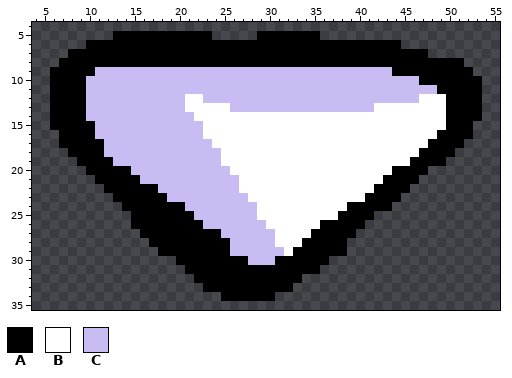
File history of a pixel-art sprite, assets/graphics/death_bandana.png. Above is the file before it was changed.
The file is 60x40 pixels. Shown: x 4..55, y 4..35.
Palette (. is transparent): A #000000  B #ffffff  C #c9bcf2
Pixels before, first column x 6:
 5 .......AAAAAAAAAAA.....AAAAAAA..................
 6 ....AAAAAAAAAAAAAAAAAAAAAAAAAAAAAAAAAAA.........
 7 ..AAAAAAAAAAAAAAAAAAAAAAAAAAAAAAAAAAAAAAAA......
 8 .AAAAAAAAAAAAAAAAAAAAAAAAAAAAAAAAAAAAAAAAAAAAA..
 9 AAAAACCCCCCCCCCCCCCCCCCCCCCCCCCCCCCCCCAAAAAAAAA.
10 AAAACCCCCCCCCCCCCCCCCCCCCCCCCCCCCCCCCCCCCAAAAAAA
11 AAAACCCCCCCCCCCCCCCCCCCCCCCCCCCCCCCCCCCCCCCAAAAA
12 AAAACCCCCCCCCCCBBCCCCCCCCCCCCCCCCCCCCCCCCBBBAAAA
13 AAAACCCCCCCCCCCBBBBBCCCCCCCCCCCCCCCCBBBBBBBBAAAA
14 AAAACCCCCCCCCCCCBBBBBBBBBBBBBBBBBBBBBBBBBBBBAAAA
15 AAAAACCCCCCCCCCCCBBBBBBBBBBBBBBBBBBBBBBBBBBBAAA.
16 .AAAACCCCCCCCCCCCBBBBBBBBBBBBBBBBBBBBBBBBBBAAAA.
17 .AAAAACCCCCCCCCCCCBBBBBBBBBBBBBBBBBBBBBBBBAAAA..
18 ..AAAACCCCCCCCCCCCCBBBBBBBBBBBBBBBBBBBBBBAAAA...
19 ...AAAACCCCCCCCCCCCBBBBBBBBBBBBBBBBBBBBBAAAA....
20 ....AAAAACCCCCCCCCCCBBBBBBBBBBBBBBBBBBAAAA......
21 .....AAAAACCCCCCCCCCCBBBBBBBBBBBBBBBBAAAA.......
22 ......AAAAAACCCCCCCCCBBBBBBBBBBBBBBBAAAA........
23 .......AAAAAACCCCCCCCCBBBBBBBBBBBBBAAAA.........
24 ........AAAAAAACCCCCCCCBBBBBBBBBBAAAAA..........
25 .........AAAAAAACCCCCCCBBBBBBBBBAAAA............
26 .........AAAAAAAACCCCCCCBBBBBBAAAAA.............
27 ..........AAAAAAAAACCCCCCBBBBAAAAA..............
28 ...........AAAAAAAAACCCCCBBBAAAAA...............
29 ............AAAAAAAACCCCCCBAAAAAA...............
30 ..............AAAAAAAACCCAAAAAA.................
31 ...............AAAAAAAAAAAAAAA..................
32 ................AAAAAAAAAAAA....................
33 .................AAAAAAAAAA.....................
34 ...................AAAAAA.......................
New version:
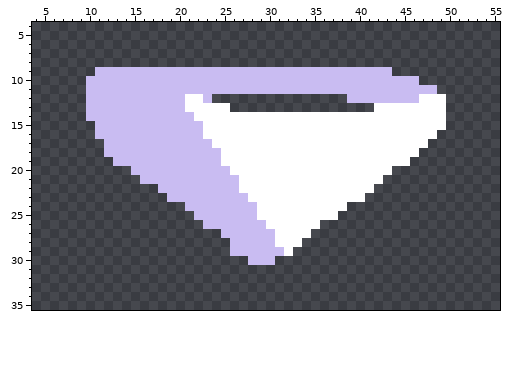
What changed:
The author cleared colour A in row 5 at x 13 to 23 and 29 to 35; in row 6 at x 10 to 44; in row 7 at x 8 to 47; in row 8 at x 7 to 51; in row 9 at x 6 to 10 and 44 to 52; in row 10 at x 6 to 9 and 47 to 53.
The author cleared colour A in row 11 at x 6 to 9 and 49 to 53; in rows 12 to 14 at x 6 to 9 and 50 to 53; in row 15 at x 6 to 10 and 50 to 52; in row 16 at x 7 to 10 and 49 to 52; in row 17 at x 7 to 11 and 48 to 51; in row 18 at x 8 to 11 and 47 to 50.
The author cleared colour A in row 19 at x 9 to 12 and 46 to 49; in row 20 at x 10 to 14 and 44 to 47; in row 21 at x 11 to 15 and 43 to 46; in row 22 at x 12 to 17 and 42 to 45; in row 23 at x 13 to 18 and 41 to 44; in row 24 at x 14 to 20 and 39 to 43.
The author cleared colour A in row 25 at x 15 to 21 and 38 to 41; in row 26 at x 15 to 22 and 36 to 40; in row 27 at x 16 to 24 and 35 to 39; in row 28 at x 17 to 25 and 34 to 38; in row 29 at x 18 to 25 and 33 to 38; in row 30 at x 20 to 27 and 31 to 36.
The author cleared colour A in row 31 at x 21 to 35; in row 32 at x 22 to 33; in row 33 at x 23 to 32; in row 34 at x 25 to 30.
The author cleared colour C in row 12 at x 24 to 38; in row 13 at x 26 to 41.
Where, in picture pixels (left, top, right, bottom), the same in both pictures:
erased: (50, 31, 482, 301)
